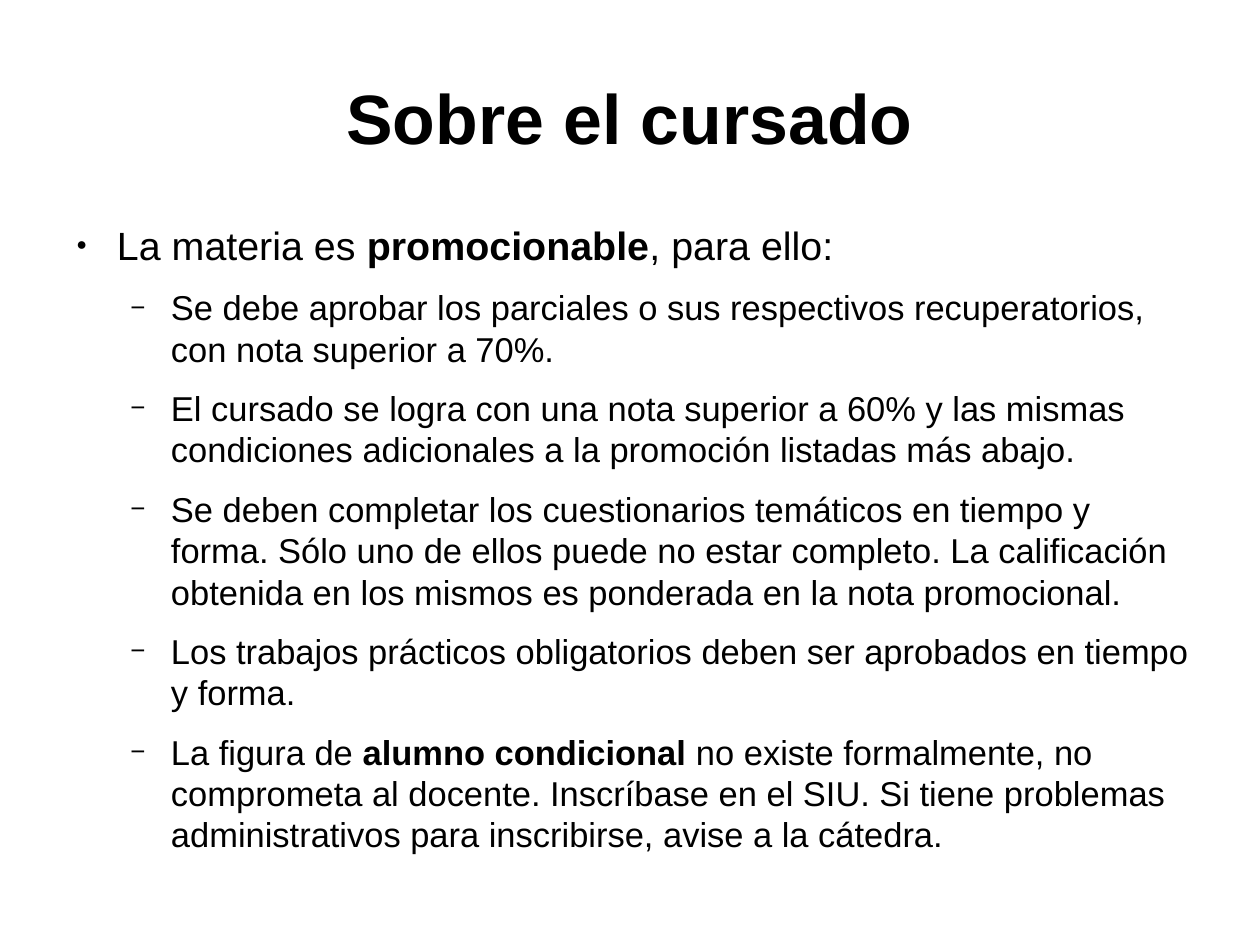
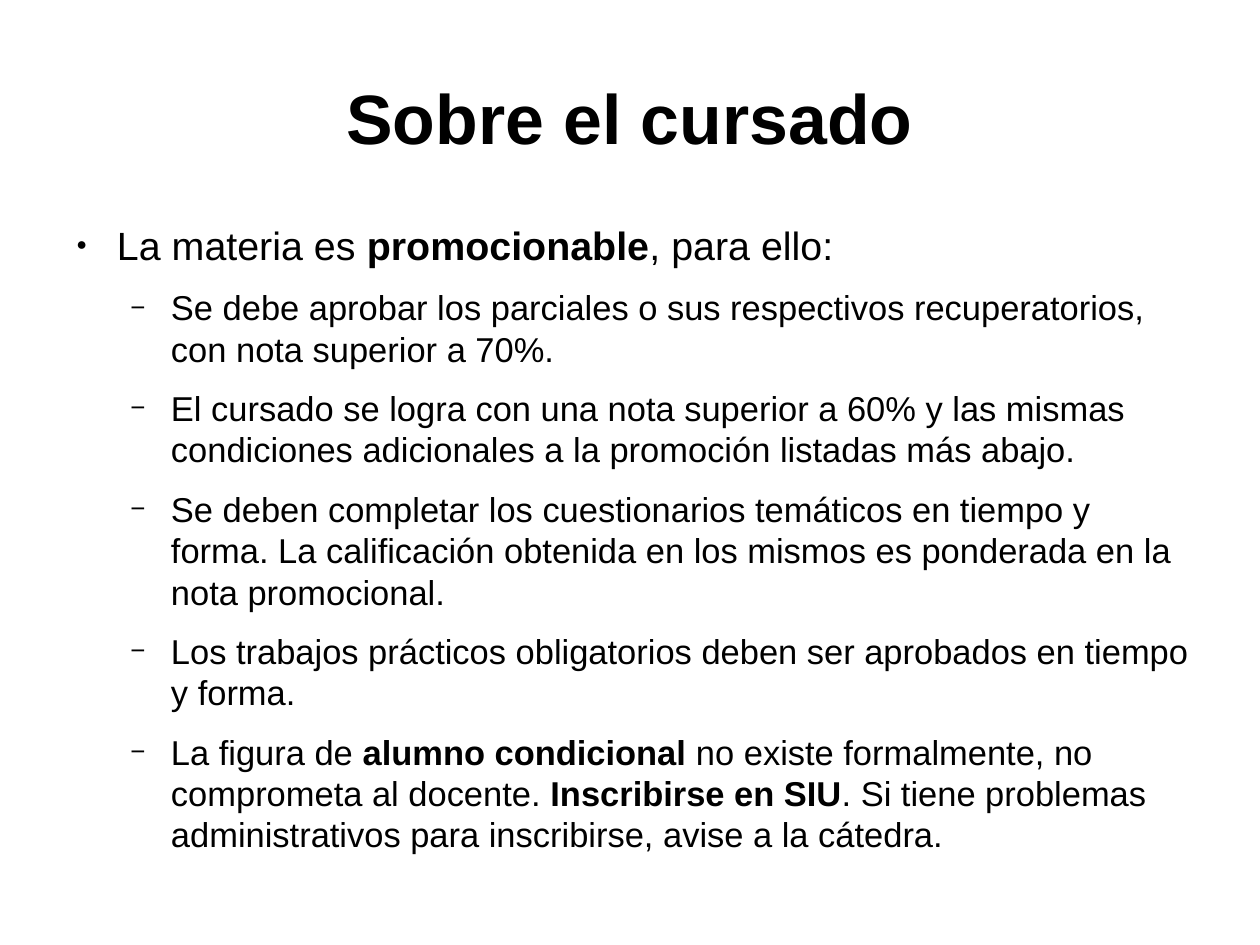
Before and after one commit to niniadcobre/asa, a slide deck: slide 3 of pautas.odp (slide 2 before the commit). Drawn at 1260x945 pixels with LibreOffice and Linux fonts; fonts in the diff are those of the drawing. Boxes give left, top, right and bottom in pixels: in the first picture for what was removed or moved away, otherwise in the second. Text is boxed around its words. In the diff, an @@ line names an element or a change of style, - is before the commit and + after.

```diff
--- a/pautas.odp
+++ b/pautas.odp
@@ text at [171,496,1171,611]: text changed @@
-  − Se deben completar los cuestionarios temáticos en tiempo y forma. Sólo uno de ellos puede no estar completo. La calificación obtenida en los mismos es ponderada en la nota promocional.
+  − Se deben completar los cuestionarios temáticos en tiempo y forma. La calificación obtenida en los mismos es ponderada en la nota promocional.
@@ text at [171,740,1146,854]: text changed @@
-  − La figura de alumno condicional no existe formalmente, no comprometa al docente. Inscríbase en el SIU. Si tiene problemas administrativos para inscribirse, avise a la cátedra.
+  − La figura de alumno condicional no existe formalmente, no comprometa al docente. Inscribirse en SIU. Si tiene problemas administrativos para inscribirse, avise a la cátedra.
```
Also in this commit, not shown: 1 other slide changed, 1 slide added, 2 other files.
